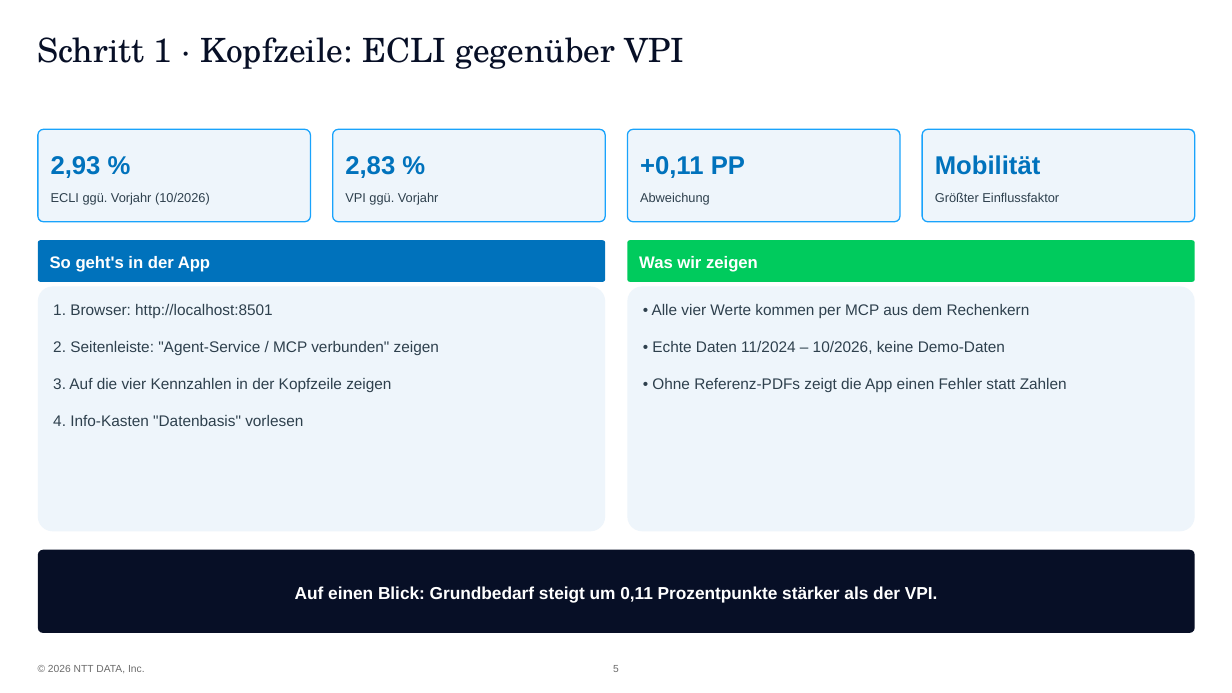
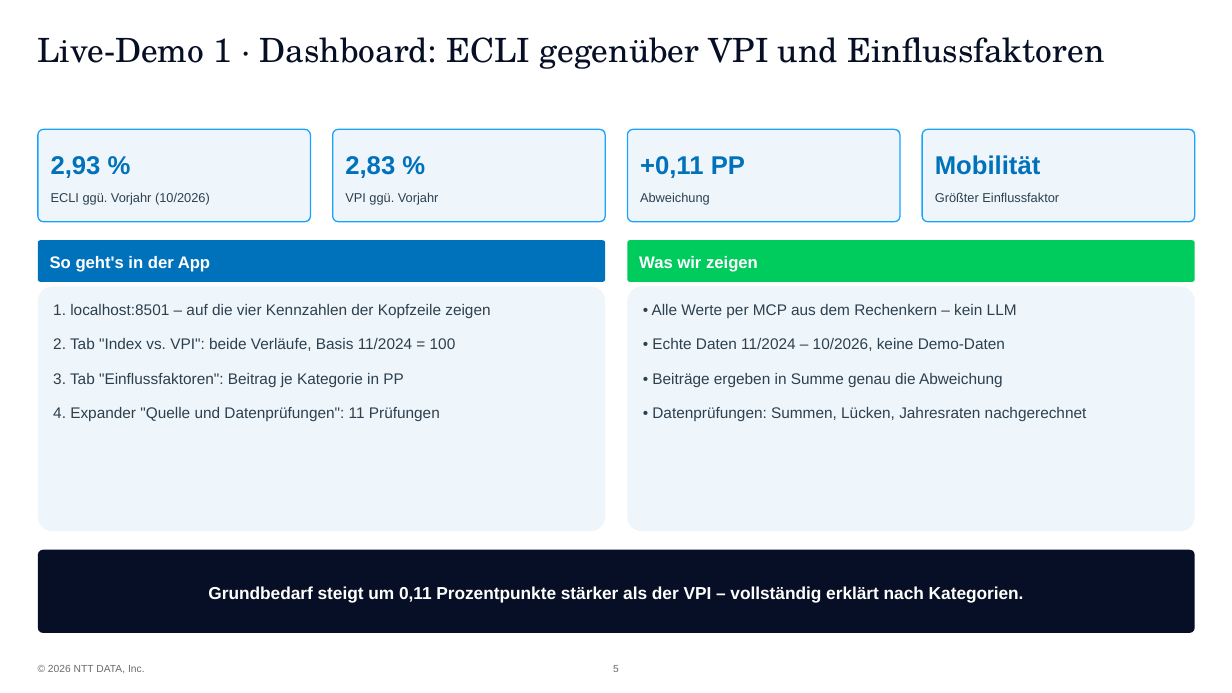
Before and after one commit to ValentinIliu1212/realBasket, a slide deck: slide 5 of hackathon/RealBasket_Hackathon_Demo_DE.pptx. Drawn at 1232x693 pixels with LibreOffice and Linux fonts; fonts in the diff are those of the drawing; background and template pictures are left out. Boxes give left, top, right and bottom in pixels: in the first picture for what was removed or moved away, otherwise in the second. Text is boxed around its words. In the diff, an @@ line names an element or a change of style, - is before the commit and + after.

```diff
--- a/hackathon/RealBasket_Hackathon_Demo_DE.pptx
+++ b/hackathon/RealBasket_Hackathon_Demo_DE.pptx
@@ title at (38,37,1104,69): text changed @@
-Schritt 1 · Kopfzeile: ECLI gegenüber VPI
+Live-Demo 1 · Dashboard: ECLI gegenüber VPI und Einflussfaktoren
@@ text in rounded rectangle at (53,304,490,421): text changed @@
-1. Browser: http://localhost:8501
-2. Seitenleiste: "Agent-Service / MCP verbunden" zeigen
-3. Auf die vier Kennzahlen in der Kopfzeile zeigen
-4. Info-Kasten "Datenbasis" vorlesen
+1. localhost:8501 – auf die vier Kennzahlen der Kopfzeile zeigen
+2. Tab "Index vs. VPI": beide Verläufe, Basis 11/2024 = 100
+3. Tab "Einflussfaktoren": Beitrag je Kategorie in PP
+4. Expander "Quelle und Datenprüfungen": 11 Prüfungen
@@ text in rounded rectangle at (652,304,1017,318): text changed @@
-• Alle vier Werte kommen per MCP aus dem Rechenkern
+• Alle Werte per MCP aus dem Rechenkern – kein LLM
@@ text in rounded rectangle at (652,338,1005,351): less space between paragraphs @@
@@ text in rounded rectangle at (652,373,1087,421): text changed @@
-• Ohne Referenz-PDFs zeigt die App einen Fehler statt Zahlen
+• Beiträge ergeben in Summe genau die Abweichung
+• Datenprüfungen: Summen, Lücken, Jahresraten nachgerechnet
@@ text in rounded rectangle at (208,586,1024,603): text changed @@
-Auf einen Blick: Grundbedarf steigt um 0,11 Prozentpunkte stärker als der VPI.
+Grundbedarf steigt um 0,11 Prozentpunkte stärker als der VPI – vollständig erklärt nach Kategorien.
```
Also in this commit, not shown: 4 other slides changed, 1 slide added, 5 slides removed, 3 other files.
